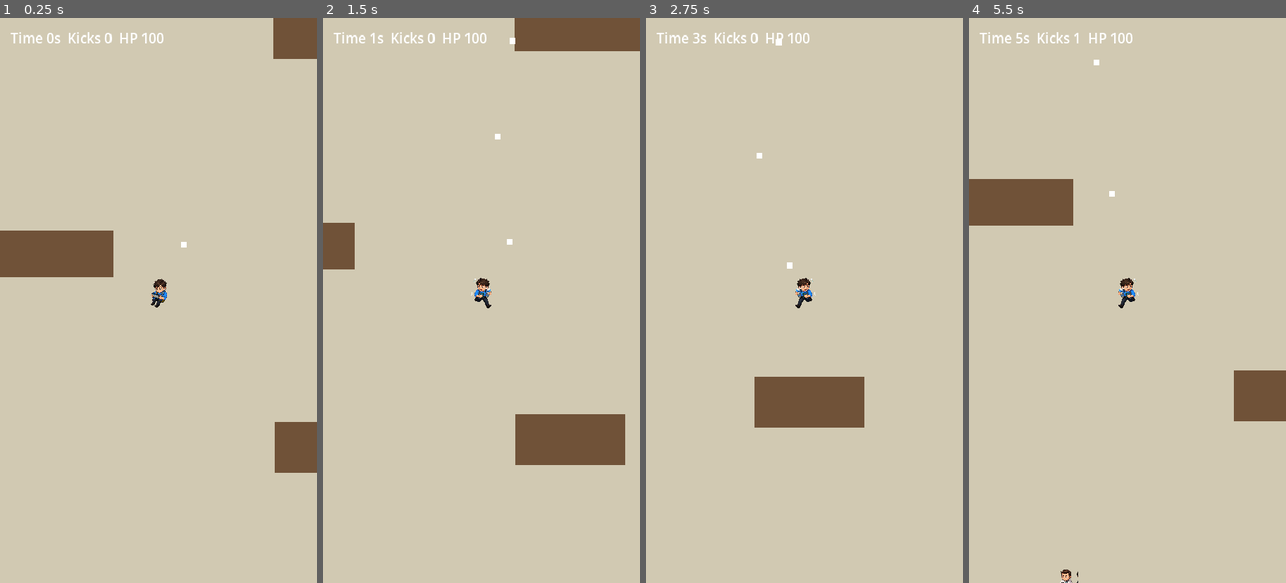
Above: before the commit, frames 1-4 (left to right).
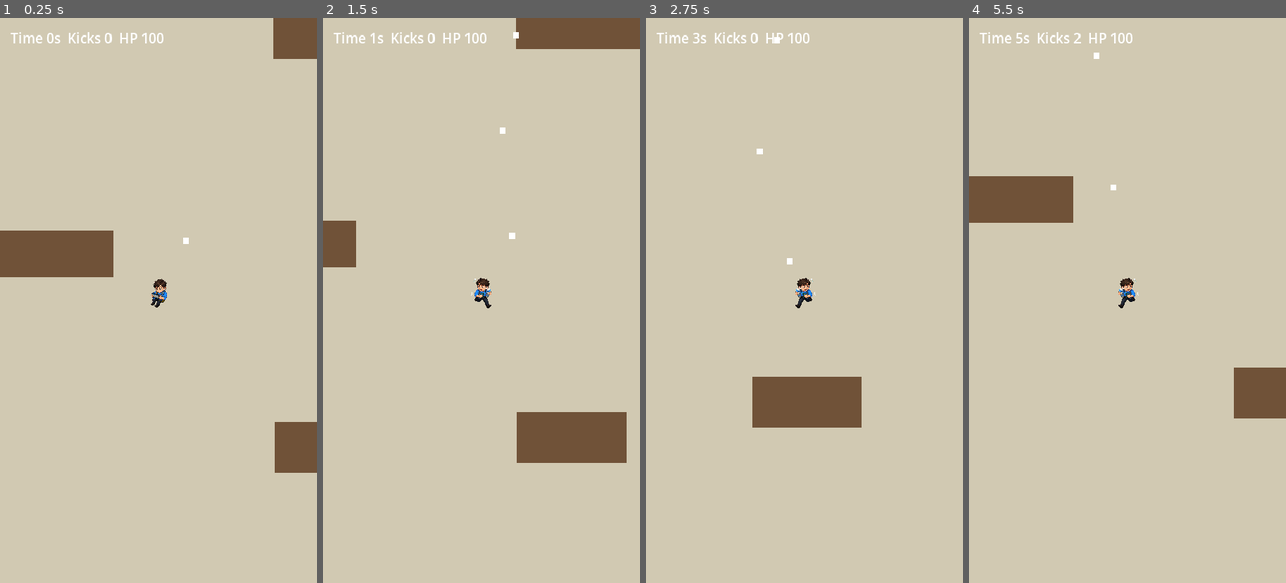
Above: after the commit, the same moments.

Repository: llzclm1/laocao-homepage
Game: Godot game, scene res://scenes/Main.tscn
Two runs of this game, one before a commit and one after it. Both use one fixed random seed, a clock stepped at 60 frames per second and the inputs below.
Inputs (mouse positions are in pixels of both pictures, inside the frame that each line leads up to):
- Up to frame 1 (0.25 s): no input
- Up to frame 2 (1.5 s): move the mouse to (551, 272) at 0.52 s; hold Right (ui_right) 0.53-1.25 s; click (551, 272) at 0.67 s; drag from (418, 328) to (465, 413) at 1.27 s
- Up to frame 3 (2.75 s): move the mouse to (836, 176) at 2.02 s; hold Right (ui_right) from 2.03 s (still down)
- Up to frame 4 (5.5 s): release Right (ui_right) at 2.75 s; drag from (1111, 413) to (1032, 215) at 2.77 s; move the mouse to (1222, 385) at 3.52 s; hold Left (ui_left) 3.53-4.25 s; drag from (1032, 215) to (1079, 159) at 4.27 s; move the mouse to (1143, 300) at 5.02 s; hold Down (ui_down) from 5.03 s (still down); click (1143, 300) at 5.17 s

The runs differ from the first frame. In frame 1, less than 0.1% of the frame differs, in the area x 57-60%, y 38-41%; in frame 2, 0.7%, in the area x 0-100%, y 0-80%; in frame 3, 0.2%; in frame 4, 0.7%.

Commit message:
fix: restore godot worldcup preview

Diff:
--- a/godot/worldcup-poc/scenes/Enemy.tscn
+++ b/godot/worldcup-poc/scenes/Enemy.tscn
@@ -7,7 +7,7 @@
 [ext_resource type="Texture2D" path="res://assets/worldcup/worldcup_message_supervisor.png" id="5"]
 [ext_resource type="Texture2D" path="res://assets/worldcup/worldcup_meeting_notice.png" id="6"]
 
-[node name="Enemy" type="CharacterBody2D"]
+[node name="Enemy" type="Node2D"]
 script = ExtResource("1")
 patrol_texture = ExtResource("2")
 hr_texture = ExtResource("3")
--- a/godot/worldcup-poc/scenes/Main.tscn
+++ b/godot/worldcup-poc/scenes/Main.tscn
@@ -1,15 +1,23 @@
-[gd_scene load_steps=5 format=3 uid="uid://worldcup_main_poc"]
+[gd_scene load_steps=8 format=3 uid="uid://worldcup_main_poc"]
 
 [ext_resource type="Script" path="res://scripts/main.gd" id="1"]
-[ext_resource type="PackedScene" path="res://scenes/Player.tscn" id="2"]
-[ext_resource type="PackedScene" path="res://scenes/Enemy.tscn" id="3"]
-[ext_resource type="PackedScene" path="res://scenes/Projectile.tscn" id="4"]
+[ext_resource type="Texture2D" path="res://assets/worldcup/worldcup_player_idle.png" id="2"]
+[ext_resource type="Texture2D" path="res://assets/worldcup/worldcup_player_run.png" id="3"]
+[ext_resource type="Texture2D" path="res://assets/worldcup/worldcup_patrol_colleague.png" id="4"]
+[ext_resource type="Texture2D" path="res://assets/worldcup/worldcup_hr.png" id="5"]
+[ext_resource type="Texture2D" path="res://assets/worldcup/worldcup_boss.png" id="6"]
+[ext_resource type="Texture2D" path="res://assets/worldcup/worldcup_message_supervisor.png" id="7"]
+[ext_resource type="Texture2D" path="res://assets/worldcup/worldcup_meeting_notice.png" id="8"]
 
 [node name="Main" type="Node2D"]
 script = ExtResource("1")
-player_scene = ExtResource("2")
-enemy_scene = ExtResource("3")
-projectile_scene = ExtResource("4")
+player_idle_texture = ExtResource("2")
+player_run_texture = ExtResource("3")
+patrol_texture = ExtResource("4")
+hr_texture = ExtResource("5")
+boss_texture = ExtResource("6")
+supervisor_texture = ExtResource("7")
+meeting_texture = ExtResource("8")
 
 [node name="World" type="Node2D" parent="."]
 
--- a/godot/worldcup-poc/scenes/Player.tscn
+++ b/godot/worldcup-poc/scenes/Player.tscn
@@ -4,7 +4,7 @@
 [ext_resource type="Texture2D" path="res://assets/worldcup/worldcup_player_idle.png" id="2"]
 [ext_resource type="Texture2D" path="res://assets/worldcup/worldcup_player_run.png" id="3"]
 
-[node name="Player" type="CharacterBody2D"]
+[node name="Player" type="Node2D"]
 script = ExtResource("1")
 idle_texture = ExtResource("2")
 run_texture = ExtResource("3")
--- a/godot/worldcup-poc/scripts/enemy.gd
+++ b/godot/worldcup-poc/scripts/enemy.gd
@@ -1,6 +1,4 @@
-extends CharacterBody2D
-
-signal died(enemy: Node)
+extends Node2D
 
 @export var patrol_texture: Texture2D
 @export var hr_texture: Texture2D
@@ -61,15 +59,12 @@
 
 func take_damage(amount: int) -> void:
 	hp -= amount
-	if hp <= 0:
-		died.emit(self)
-		queue_free()
 
 
-func _physics_process(_delta: float) -> void:
+func _process(delta: float) -> void:
 	if not is_instance_valid(target):
 		return
-	velocity = (target.global_position - global_position).normalized() * speed
+	var velocity := (target.global_position - global_position).normalized() * speed
+	global_position += velocity * delta
 	if abs(velocity.x) > 0.01:
 		body.flip_h = velocity.x < 0.0
-	move_and_slide()
--- a/godot/worldcup-poc/scripts/main.gd
+++ b/godot/worldcup-poc/scripts/main.gd
@@ -1,25 +1,28 @@
 extends Node2D
 
-@export var player_scene: PackedScene
-@export var enemy_scene: PackedScene
-@export var projectile_scene: PackedScene
+@export var player_idle_texture: Texture2D
+@export var player_run_texture: Texture2D
+@export var patrol_texture: Texture2D
+@export var hr_texture: Texture2D
+@export var boss_texture: Texture2D
+@export var supervisor_texture: Texture2D
+@export var meeting_texture: Texture2D
 
 const WORLD_SIZE := Vector2(1600, 2400)
 const RUN_SECONDS := 150.0
-const PLAYER_SAFE_RADIUS := 260.0
-const MAX_ENEMIES := 42
+const MAX_ENEMIES := 36
 const MAX_PROJECTILES := 24
 
-var player: CharacterBody2D
+var player: Sprite2D
+var player_hp := 100
 var elapsed := 0.0
 var spawn_timer := 0.0
 var shoot_timer := 0.0
 var boss_spawned := false
 var ended := false
 var kills := 0
-var obstacles: Array[ColorRect] = []
-var enemies: Array[Node2D] = []
-var projectiles: Array[Node2D] = []
+var enemies: Array[Dictionary] = []
+var projectiles: Array[Dictionary] = []
 
 @onready var world := $World
 @onready var camera := $Camera2D
@@ -29,9 +32,12 @@
 func _ready() -> void:
 	randomize()
 	build_office()
-	player = player_scene.instantiate()
+	player = Sprite2D.new()
+	player.texture = player_idle_texture
+	player.scale = Vector2(0.18, 0.18)
+	player.offset = Vector2(0, -96)
+	player.global_position = WORLD_SIZE * 0.5
 	world.add_child(player)
-	player.global_position = WORLD_SIZE * 0.5
 	camera.global_position = player.global_position
 
 
@@ -39,92 +45,36 @@
 	if ended:
 		return
 	elapsed += delta
-	handle_input()
+	handle_input(delta)
 	update_camera()
 	update_spawning(delta)
 	update_shooting(delta)
-	update_projectiles()
-	update_enemy_contact(delta)
-	hud.text = "Time %.0fs  Kicks %d  HP %d" % [elapsed, kills, player.hp]
-	if player.hp <= 0 or elapsed >= RUN_SECONDS:
+	update_projectiles(delta)
+	update_enemies(delta)
+	hud.text = "Time %.0fs  Kicks %d  HP %d" % [elapsed, kills, player_hp]
+	if player_hp <= 0 or elapsed >= RUN_SECONDS:
 		show_result()
 
 
-func handle_input() -> void:
+func handle_input(delta: float) -> void:
 	var axis := Input.get_vector("ui_left", "ui_right", "ui_up", "ui_down")
 	if Input.is_mouse_button_pressed(MOUSE_BUTTON_LEFT):
 		var drag := get_global_mouse_position() - player.global_position
 		if drag.length() > 28.0:
 			axis = drag.normalized()
-	player.set_move_vector(axis)
+	axis = axis.limit_length(1.0)
+	player.global_position += axis * 330.0 * delta
 	player.global_position.x = clamp(player.global_position.x, 48.0, WORLD_SIZE.x - 48.0)
 	player.global_position.y = clamp(player.global_position.y, 48.0, WORLD_SIZE.y - 48.0)
+	player.texture = player_run_texture if axis.length_squared() > 0.01 else player_idle_texture
+	if abs(axis.x) > 0.01:
+		player.flip_h = axis.x < 0.0
 
 
 func update_camera() -> void:
 	camera.global_position = player.global_position
 	camera.global_position.x = clamp(camera.global_position.x, 375.0, WORLD_SIZE.x - 375.0)
 	camera.global_position.y = clamp(camera.global_position.y, 667.0, WORLD_SIZE.y - 667.0)
-
-
-func update_spawning(delta: float) -> void:
-	if enemies.size() >= MAX_ENEMIES:
-		return
-	spawn_timer -= delta
-	if spawn_timer <= 0.0:
-		var type_name := "patrol"
-		if elapsed > 70.0 and randf() < 0.18:
-			type_name = "hr"
-		elif elapsed > 35.0 and randf() < 0.16:
-			type_name = "supervisor"
-		elif elapsed > 18.0 and randf() < 0.14:
-			type_name = "meeting"
-		spawn_enemy(type_name)
-		spawn_timer = max(0.42, 1.05 - elapsed / 260.0)
-	if not boss_spawned and elapsed >= 95.0:
-		boss_spawned = true
-		spawn_enemy("boss")
-
-
-func update_shooting(delta: float) -> void:
-	shoot_timer -= delta
-	if shoot_timer > 0.0:
-		return
-	if projectiles.size() >= MAX_PROJECTILES:
-		shoot_timer = 0.12
-		return
-	shoot_nearest_enemy()
-	shoot_timer = 0.42
-
-
-func update_projectiles() -> void:
-	for projectile in projectiles.duplicate():
-		if not is_instance_valid(projectile):
-			projectiles.erase(projectile)
-			continue
-		for enemy in enemies.duplicate():
-			if not is_instance_valid(enemy):
-				enemies.erase(enemy)
-				continue
-			var radius: float = projectile.hit_radius + enemy.radius
-			if projectile.global_position.distance_squared_to(enemy.global_position) <= radius * radius:
-				enemy.take_damage(projectile.damage)
-				projectile.queue_free()
-				projectiles.erase(projectile)
-				break
-		if is_instance_valid(projectile) and projectile.global_position.distance_squared_to(player.global_position) > 900000.0:
-			projectile.queue_free()
-			projectiles.erase(projectile)
-
-
-func update_enemy_contact(delta: float) -> void:
-	for enemy in enemies.duplicate():
-		if not is_instance_valid(enemy):
-			enemies.erase(enemy)
-			continue
-		var radius: float = enemy.radius + 22.0
-		if player.global_position.distance_squared_to(enemy.global_position) <= radius * radius:
-			player.hp -= int(ceil(enemy.damage * delta))
 
 
 func build_office() -> void:
@@ -142,24 +92,70 @@
 		var rect := ColorRect.new()
 		rect.position = Vector2(item.x + randf_range(-70, 70), item.y + randf_range(-70, 70))
 		rect.size = Vector2(item.z, item.w)
-		if rect.position.distance_to(WORLD_SIZE * 0.5) < PLAYER_SAFE_RADIUS:
-			rect.position += (rect.position - WORLD_SIZE * 0.5).normalized() * PLAYER_SAFE_RADIUS
 		rect.color = Color(0.44, 0.32, 0.22, 1)
 		world.add_child(rect)
-		obstacles.append(rect)
+
+
+func update_spawning(delta: float) -> void:
+	if enemies.size() >= MAX_ENEMIES:
+		return
+	spawn_timer -= delta
+	if spawn_timer <= 0.0:
+		var type_name := "patrol"
+		if elapsed > 70.0 and randf() < 0.18:
+			type_name = "hr"
+		elif elapsed > 35.0 and randf() < 0.16:
+			type_name = "supervisor"
+		elif elapsed > 18.0 and randf() < 0.14:
+			type_name = "meeting"
+		spawn_enemy(type_name)
+		spawn_timer = max(0.42, 1.05 - elapsed / 260.0)
+	if not boss_spawned and elapsed >= 95.0:
+		boss_spawned = true
+		spawn_enemy("boss")
 
 
 func spawn_enemy(type_name: String) -> void:
-	spawn_enemy_at(type_name, random_spawn_point())
-
-
-func spawn_enemy_at(type_name: String, position: Vector2) -> void:
-	var enemy = enemy_scene.instantiate()
-	world.add_child(enemy)
-	enemy.global_position = position
-	enemy.configure(type_name, player)
-	enemy.died.connect(_on_enemy_died)
-	enemies.append(enemy)
+	var sprite := Sprite2D.new()
+	var hp := 38
+	var speed := 120.0
+	var damage := 7
+	var radius := 18.0
+	sprite.texture = patrol_texture
+	sprite.scale = Vector2(0.16, 0.16)
+	sprite.offset = Vector2(0, -92)
+	if type_name == "hr":
+		hp = 180
+		speed = 92.0
+		damage = 18
+		radius = 24.0
+		sprite.texture = hr_texture
+		sprite.scale = Vector2(0.18, 0.18)
+	elif type_name == "boss":
+		hp = 1200
+		speed = 70.0
+		damage = 24
+		radius = 42.0
+		sprite.texture = boss_texture
+		sprite.scale = Vector2(0.26, 0.26)
+	elif type_name == "supervisor":
+		hp = 72
+		speed = 104.0
+		damage = 14
+		radius = 22.0
+		sprite.texture = supervisor_texture
+		sprite.scale = Vector2(0.17, 0.17)
+	elif type_name == "meeting":
+		hp = 54
+		speed = 138.0
+		damage = 12
+		radius = 20.0
+		sprite.texture = meeting_texture
+		sprite.scale = Vector2(0.2, 0.2)
+		sprite.offset = Vector2(0, -56)
+	sprite.global_position = random_spawn_point()
+	world.add_child(sprite)
+	enemies.append({"node": sprite, "hp": hp, "speed": speed, "damage": damage, "radius": radius})
 
 
 func random_spawn_point() -> Vector2:
@@ -173,28 +169,69 @@
 	return Vector2(20, randf_range(0, WORLD_SIZE.y))
 
 
-func shoot_nearest_enemy() -> void:
-	var nearest: Node2D
+func update_shooting(delta: float) -> void:
+	shoot_timer -= delta
+	if shoot_timer > 0.0 or projectiles.size() >= MAX_PROJECTILES:
+		return
+	var nearest: Dictionary
 	var best := INF
 	for enemy in enemies:
-		if not is_instance_valid(enemy):
-			continue
-		var distance := player.global_position.distance_squared_to(enemy.global_position)
+		var node: Node2D = enemy.node
+		var distance := player.global_position.distance_squared_to(node.global_position)
 		if distance < best:
 			best = distance
 			nearest = enemy
-	if nearest == null:
-		return
-	var projectile = projectile_scene.instantiate()
-	world.add_child(projectile)
-	projectile.global_position = player.global_position
-	projectile.launch(nearest.global_position - player.global_position)
-	projectiles.append(projectile)
-
-
-func _on_enemy_died(enemy: Node) -> void:
-	enemies.erase(enemy)
-	kills += 1
+	if nearest.is_empty():
+		return
+	var ball := ColorRect.new()
+	ball.size = Vector2(14, 14)
+	ball.position = player.global_position - Vector2(7, 7)
+	ball.color = Color(1, 1, 1, 1)
+	world.add_child(ball)
+	var direction: Vector2 = (nearest.node.global_position - player.global_position).normalized()
+	projectiles.append({"node": ball, "velocity": direction * 620.0, "life": 1.4, "damage": 22, "radius": 18.0})
+	shoot_timer = 0.42
+
+
+func update_projectiles(delta: float) -> void:
+	for projectile in projectiles.duplicate():
+		var node: ColorRect = projectile.node
+		if not is_instance_valid(node):
+			projectiles.erase(projectile)
+			continue
+		node.position += projectile.velocity * delta
+		projectile.life -= delta
+		if projectile.life <= 0.0:
+			projectiles.erase(projectile)
+			node.queue_free()
+			continue
+		for enemy in enemies.duplicate():
+			var enemy_node: Node2D = enemy.node
+			var radius: float = projectile.radius + enemy.radius
+			if node.global_position.distance_squared_to(enemy_node.global_position) <= radius * radius:
+				enemy.hp -= projectile.damage
+				projectiles.erase(projectile)
+				node.queue_free()
+				if enemy.hp <= 0:
+					enemies.erase(enemy)
+					kills += 1
+					enemy_node.queue_free()
+				break
+
+
+func update_enemies(delta: float) -> void:
+	for enemy in enemies.duplicate():
+		var node: Sprite2D = enemy.node
+		if not is_instance_valid(node):
+			enemies.erase(enemy)
+			continue
+		var velocity := (player.global_position - node.global_position).normalized() * float(enemy.speed)
+		node.global_position += velocity * delta
+		if abs(velocity.x) > 0.01:
+			node.flip_h = velocity.x < 0.0
+		var radius: float = float(enemy.radius) + 22.0
+		if player.global_position.distance_squared_to(node.global_position) <= radius * radius:
+			player_hp -= int(ceil(float(enemy.damage) * delta))
 
 
 func show_result() -> void:
--- a/godot/worldcup-poc/scripts/player.gd
+++ b/godot/worldcup-poc/scripts/player.gd
@@ -1,4 +1,4 @@
-extends CharacterBody2D
+extends Node2D
 
 @export var speed: float = 330.0
 @export var idle_texture: Texture2D
@@ -14,9 +14,8 @@
 	move_vector = value.limit_length(1.0)
 
 
-func _physics_process(_delta: float) -> void:
-	velocity = move_vector * speed
+func _process(delta: float) -> void:
+	global_position += move_vector * speed * delta
 	body.texture = run_texture if move_vector.length_squared() > 0.01 else idle_texture
 	if abs(move_vector.x) > 0.01:
 		body.flip_h = move_vector.x < 0.0
-	move_and_slide()
Not shown, changed: CODEX_HANDOFF.md
Not shown, changed: CODEX_LOG.md
Not shown, changed: game/worldcup-godot/index.html
Not shown, changed: game/worldcup-godot/index.js
Not shown, changed: game/worldcup-godot/index.pck
Not shown, changed: game/worldcup-godot/index.wasm
